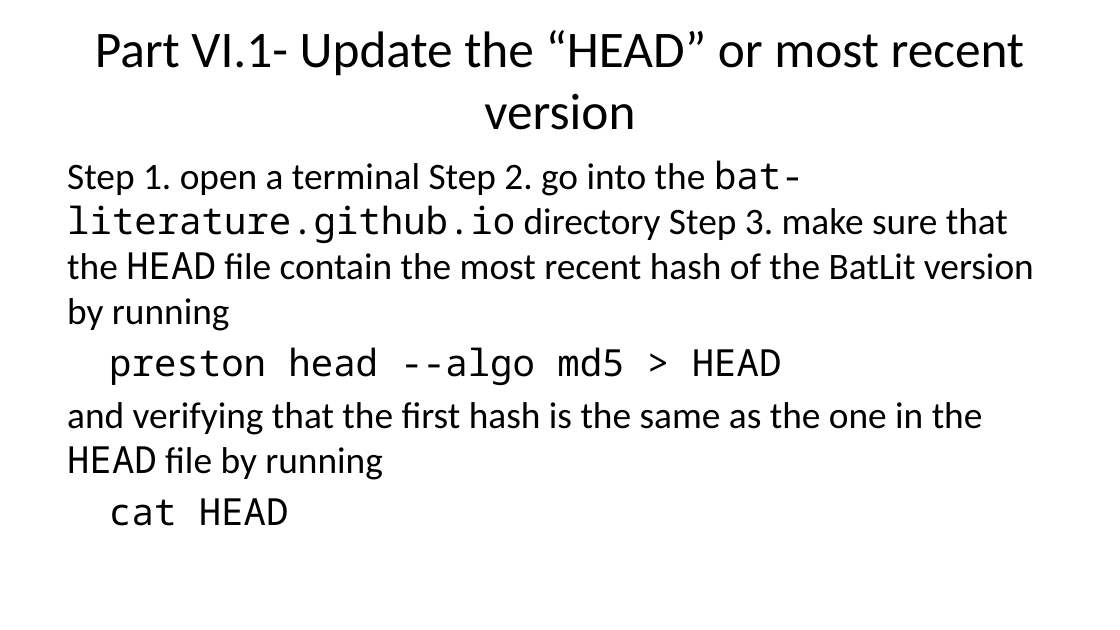
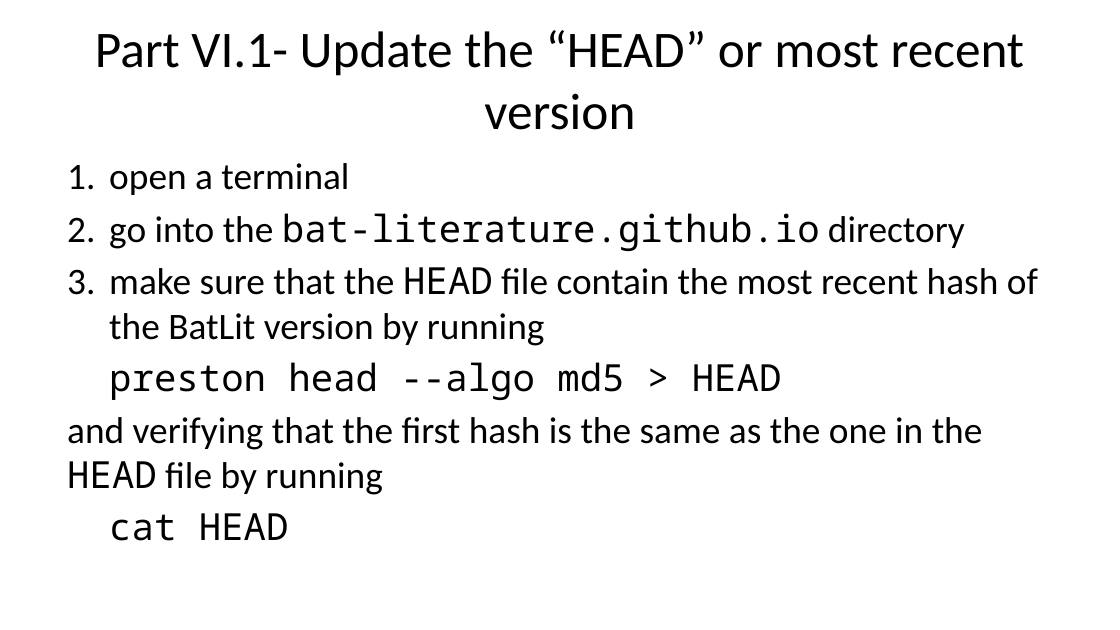
Before and after one commit to bat-literature/bat-literature.github.io, a slide deck: slide 44 of workshop.pptx. Drawn at 1120x630 pixels with LibreOffice and Linux fonts; fonts in the diff are those of the drawing. Boxes give left, top, right and bottom in pixels: in the first picture for what was removed or moved away, otherwise in the second. Text is boxed around its words. In the diff, an @@ line names an element or a change of style, - is before the commit and + after.

```diff
--- a/workshop.pptx
+++ b/workshop.pptx
@@ text at (109, 163, 1038, 346): text changed @@
-Step 1. open a terminal Step 2. go into the bat-literature.github.io directory Step 3. make sure that the HEAD file contain the most recent hash of the BatLit version by running
+1. open a terminal
+2. go into the bat-literature.github.io directory
+3. make sure that the HEAD file contain the most recent hash of the BatLit version by running
```
Also in this commit, not shown: 17 other slides changed, 3 other files.
